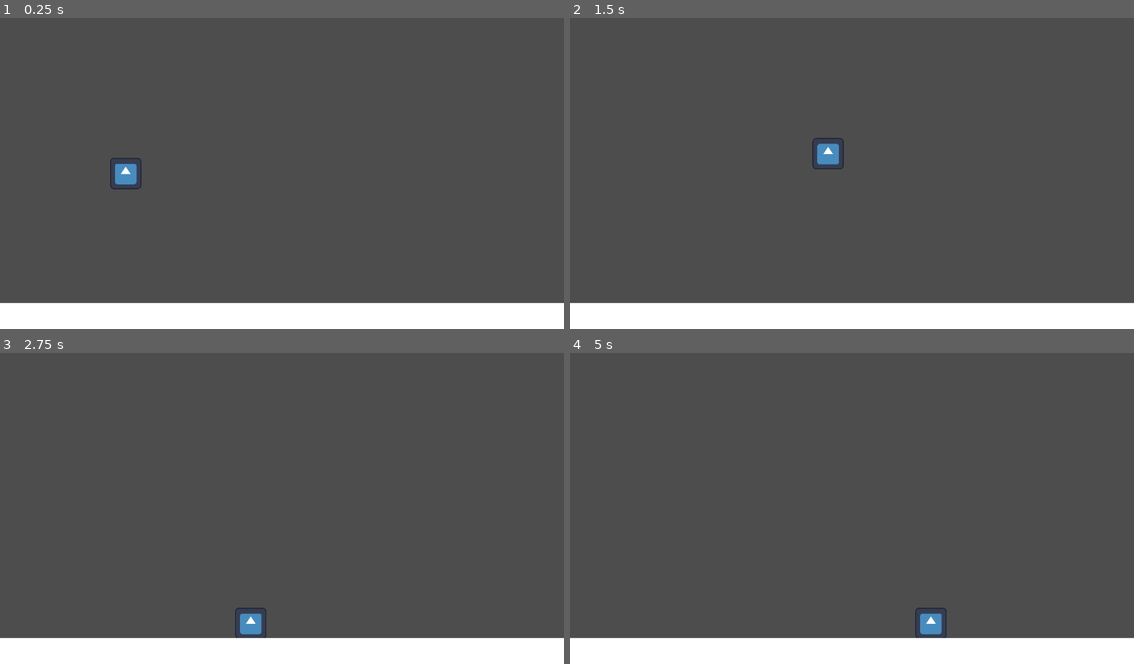
Above: before the commit, frames 1-4 (two rows, left to right).
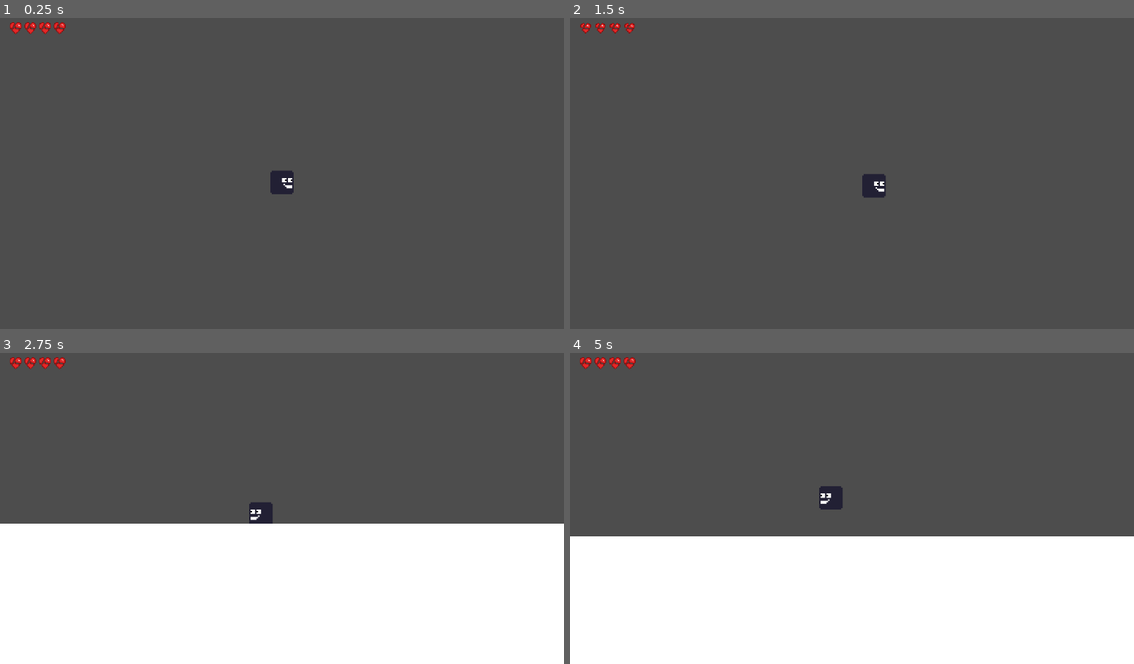
Above: after the commit, the same moments.

Repository: CSC-Reda-Slaoui/boss-rush-jam-2024
Game: Godot game, scene res://test.tscn
Same seed, same stepped clock (60 frames per second), same inputs: the game is played once before the commit and once after it. The engine's default icon, where the game draws it, is replaced by a stand-in: a white triangle on a blue panel in a dark square.
Inputs:
- Up to frame 1 (0.25 s): no input
- Up to frame 2 (1.5 s): hold Z (jump) 0.53-1.28 s; hold Right (right) from 0.53 s (still down); tap X (attack, bound only after the commit) at 0.6 s; tap Z (jump) at 1.35 s
- Up to frame 3 (2.75 s): tap Z (jump) at 1.52, 1.82 s; tap X (attack, bound only after the commit) at 1.55 s; release Right (right) at 2.03 s; hold Left (left) from 2.03 s (still down); hold Z (jump) from 2.03 s (still down); tap C (dash) at 2.1 s
- Up to frame 4 (5 s): release Left (left) at 2.78 s; release Z (jump) at 2.78 s; hold Right (right) 2.78-4.28 s; tap X (attack, bound only after the commit) at 2.85, 3.6, 4.55 s; tap Z (jump) at 3.02, 3.32, 4.35, 4.52, 4.82 s; hold Z (jump) 3.53-4.28 s; hold Left (left) from 4.28 s (still down)

The runs differ from the first frame. In frame 1, 9.2% of the frame differs, in the area x 0-100%, y 1-100%; in frame 2, 9.2%; in frame 3, 37%, in the area x 0-100%, y 1-92%; in frame 4, 33%.

Commit message:
health

Diff:
--- /dev/null
+++ b/HBoxContainer.gd
@@ -0,0 +1,6 @@
+extends HBoxContainer
+
+func update_health(health):
+	for i in get_child_count():
+		if i >= health:
+			get_child(i).visible = false
--- a/player.gd
+++ b/player.gd
@@ -3,22 +3,26 @@
 # Abilities
 @export var has_dash : bool = false
 @export var max_jump : int = 1
+@export var health : int =  4
 
-@export var speed : float = 300.0
+@export var speed : float = 100.0
 @export var acceleration : float = 0.25
 @export var friction : float = 0.25
-@export var jump_velocity : float = -300.0
+@export var jump_velocity : float = -100.0
 @export var jump_height : float = 0.3
 @export var dash_speed : float = 2400.0
 
-# Get the gravity from the project settings to be synced with RigidBody nodes.
-var gravity = ProjectSettings.get_setting("physics/2d/default_gravity")
+@export var gravity : float = 400.0
 
 var jump_timer : float = 0.0
 var dash_timer : float = 0.0
 var jump_count : int = 0
 
+var can_attack : bool = true
+
 func _physics_process(delta):
+	get_node("Camera2D/HUD/HBoxContainer").update_health(health)
+
 	# Add the gravity.
 	if not is_on_floor():
 		velocity.y += gravity * delta
@@ -44,6 +48,25 @@
 	else:
 		velocity.x = lerp(velocity.x, 0.0, friction)
 
+	if direction > 0:
+		get_node("Sprite2D").flip_h = false
+		get_node("Sword").rotation = 0
+	elif direction < 0:
+		get_node("Sprite2D").flip_h = true
+		get_node("Sword").rotation = PI
+
+	if Input.is_action_pressed("down"):
+		get_node("Sword").rotation = PI / 2
+
+	if Input.is_action_pressed("up"):
+		get_node("Sword").rotation = 3 * PI / 2
+
+	if Input.is_action_just_pressed("attack") and can_attack:
+		can_attack = false
+		get_node("Sword").visible = true
+		get_node("Sword/VisibilityTimer").start()
+		get_node("Sword/CooldownTimer").start()
+
 	if Input.is_action_just_pressed("dash") and dash_timer == 0.0 and has_dash:
 		velocity.x = dash_speed * direction
 		dash_timer = 1
@@ -52,3 +75,9 @@
 		dash_timer = clamp(dash_timer, 0.0, 1.0)
 
 	move_and_slide()
+
+func _on_timer_timeout():
+	get_node("Sword").visible = false
+
+func _on_cooldown_timer_timeout():
+	can_attack = true
--- a/player.tscn
+++ b/player.tscn
@@ -1,18 +1,118 @@
-[gd_scene load_steps=4 format=3 uid="uid://iomxsyik6fev"]
+[gd_scene load_steps=9 format=3 uid="uid://iomxsyik6fev"]
 
 [ext_resource type="Script" path="res://player.gd" id="1_61xva"]
-[ext_resource type="Texture2D" uid="uid://rimkl623cf4u" path="res://icon.svg" id="2_ntron"]
+[ext_resource type="Script" path="res://HBoxContainer.gd" id="2_nsra5"]
+[ext_resource type="Texture2D" uid="uid://bdiv353dkm44n" path="res://art/hud/heart_broken1.png" id="2_syy3u"]
+[ext_resource type="Texture2D" uid="uid://d140s7aurs6wu" path="res://art/hud/heart_broken2.png" id="3_h0ikm"]
+[ext_resource type="Texture2D" uid="uid://botox8tygqcr0" path="res://art/player/player.png" id="6_i1kqo"]
+
+[sub_resource type="AnimatedTexture" id="AnimatedTexture_73bjy"]
+frames = 2
+frame_0/texture = ExtResource("2_syy3u")
+frame_0/duration = 0.5
+frame_1/texture = ExtResource("3_h0ikm")
+frame_1/duration = 0.25
 
 [sub_resource type="RectangleShape2D" id="RectangleShape2D_pcrfn"]
-size = Vector2(126, 126)
+size = Vector2(16, 16)
+
+[sub_resource type="RectangleShape2D" id="RectangleShape2D_wov2g"]
+size = Vector2(24, 11)
 
 [node name="Player" type="CharacterBody2D"]
+position = Vector2(-1, 0)
 script = ExtResource("1_61xva")
 
+[node name="Camera2D" type="Camera2D" parent="."]
+zoom = Vector2(3, 3)
+position_smoothing_enabled = true
+position_smoothing_speed = 6.0
+
+[node name="HUD" type="CanvasLayer" parent="Camera2D"]
+
+[node name="HBoxContainer" type="HBoxContainer" parent="Camera2D/HUD"]
+offset_left = 20.0
+offset_top = 20.0
+offset_right = 216.0
+offset_bottom = 60.0
+scale = Vector2(1.5, 1.5)
+script = ExtResource("2_nsra5")
+
+[node name="1" type="TextureRect" parent="Camera2D/HUD/HBoxContainer"]
+layout_mode = 2
+texture = SubResource("AnimatedTexture_73bjy")
+stretch_mode = 2
+
+[node name="2" type="TextureRect" parent="Camera2D/HUD/HBoxContainer"]
+layout_mode = 2
+texture = SubResource("AnimatedTexture_73bjy")
+stretch_mode = 2
+
+[node name="3" type="TextureRect" parent="Camera2D/HUD/HBoxContainer"]
+layout_mode = 2
+texture = SubResource("AnimatedTexture_73bjy")
+stretch_mode = 2
+
+[node name="4" type="TextureRect" parent="Camera2D/HUD/HBoxContainer"]
+layout_mode = 2
+texture = SubResource("AnimatedTexture_73bjy")
+stretch_mode = 2
+
+[node name="5" type="TextureRect" parent="Camera2D/HUD/HBoxContainer"]
+layout_mode = 2
+texture = SubResource("AnimatedTexture_73bjy")
+stretch_mode = 2
+
+[node name="6" type="TextureRect" parent="Camera2D/HUD/HBoxContainer"]
+layout_mode = 2
+texture = SubResource("AnimatedTexture_73bjy")
+stretch_mode = 2
+
+[node name="7" type="TextureRect" parent="Camera2D/HUD/HBoxContainer"]
+layout_mode = 2
+texture = SubResource("AnimatedTexture_73bjy")
+stretch_mode = 2
+
+[node name="8" type="TextureRect" parent="Camera2D/HUD/HBoxContainer"]
+layout_mode = 2
+texture = SubResource("AnimatedTexture_73bjy")
+stretch_mode = 2
+
+[node name="9" type="TextureRect" parent="Camera2D/HUD/HBoxContainer"]
+layout_mode = 2
+texture = SubResource("AnimatedTexture_73bjy")
+stretch_mode = 2
+
+[node name="10" type="TextureRect" parent="Camera2D/HUD/HBoxContainer"]
+layout_mode = 2
+texture = SubResource("AnimatedTexture_73bjy")
+stretch_mode = 2
+
 [node name="CollisionShape2D" type="CollisionShape2D" parent="."]
-scale = Vector2(0.5, 0.5)
 shape = SubResource("RectangleShape2D_pcrfn")
 
 [node name="Sprite2D" type="Sprite2D" parent="."]
-scale = Vector2(0.5, 0.5)
-texture = ExtResource("2_ntron")
+texture = ExtResource("6_i1kqo")
+
+[node name="Sword" type="Area2D" parent="."]
+visible = false
+
+[node name="CollisionShape2D" type="CollisionShape2D" parent="Sword"]
+position = Vector2(20, 0.5)
+shape = SubResource("RectangleShape2D_wov2g")
+
+[node name="ColorRect" type="ColorRect" parent="Sword"]
+offset_left = 8.0
+offset_top = -5.0
+offset_right = 32.0
+offset_bottom = 7.0
+
+[node name="VisibilityTimer" type="Timer" parent="Sword"]
+wait_time = 0.25
+one_shot = true
+
+[node name="CooldownTimer" type="Timer" parent="Sword"]
+wait_time = 0.5
+
+[connection signal="timeout" from="Sword/VisibilityTimer" to="." method="_on_timer_timeout"]
+[connection signal="timeout" from="Sword/CooldownTimer" to="." method="_on_cooldown_timer_timeout"]
--- a/project.godot
+++ b/project.godot
@@ -47,6 +47,11 @@
 "events": [Object(InputEventKey,"resource_local_to_scene":false,"resource_name":"","device":-1,"window_id":0,"alt_press …(182 unchanged characters)…
 ]
 }
+attack={
+"deadzone": 0.5,
+"events": [Object(InputEventKey,"resource_local_to_scene":false,"resource_name":"","device":-1,"window_id":0,"alt_pressed":false,"shift_pressed":false,"ctrl_pressed":false,"meta_pressed":false,"pressed":false,"keycode":0,"physical_keycode":88,"key_label":0,"unicode":120,"echo":false,"script":null)
+]
+}
 
 [rendering]
 
Not shown, added: art/hud/heart1.png.import
Not shown, added: art/hud/heart1_broken2.png.import
Not shown, added: art/hud/heart1_full.png.import
Not shown, added: art/hud/heart2.png.import
Not shown, added: art/hud/heart2_full.png.import
Binary file added: art/hud/heart_broken1.png
Not shown, added: art/hud/heart_broken1.png.import
Binary file added: art/hud/heart_broken2.png
Not shown, added: art/hud/heart_broken2.png.import
Binary file added: art/hud/heart_empty.png
Not shown, added: art/hud/heart_empty.png.import
Binary file added: art/hud/heart_full1.png
(and 5 more such lines)
